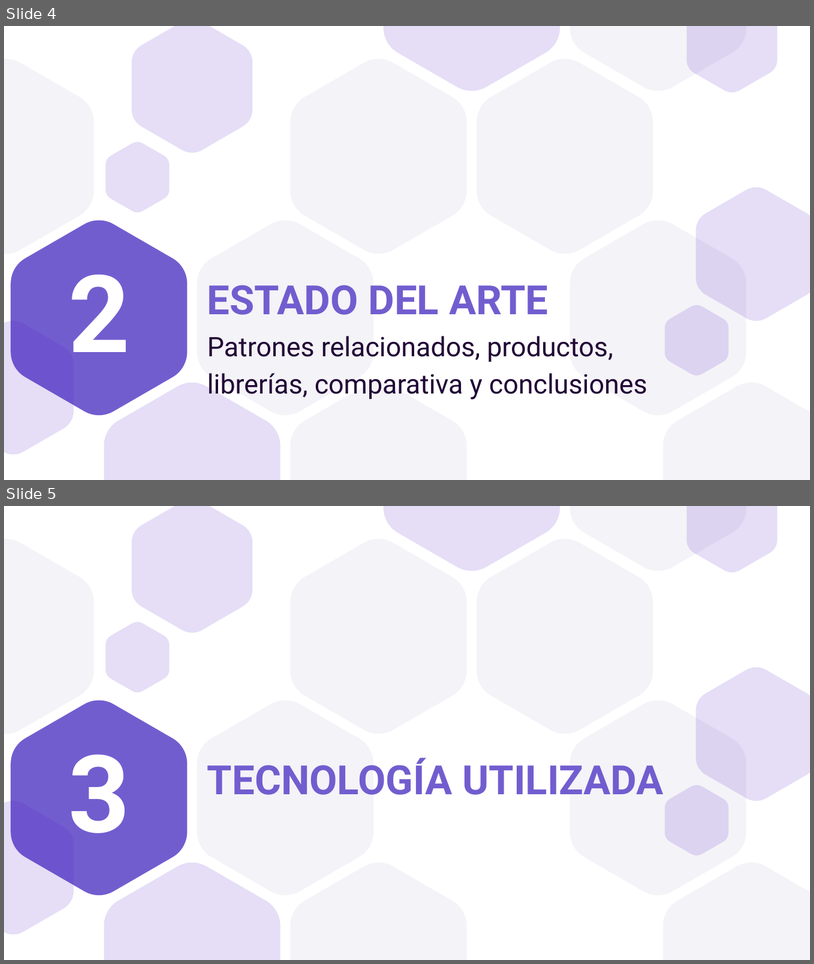
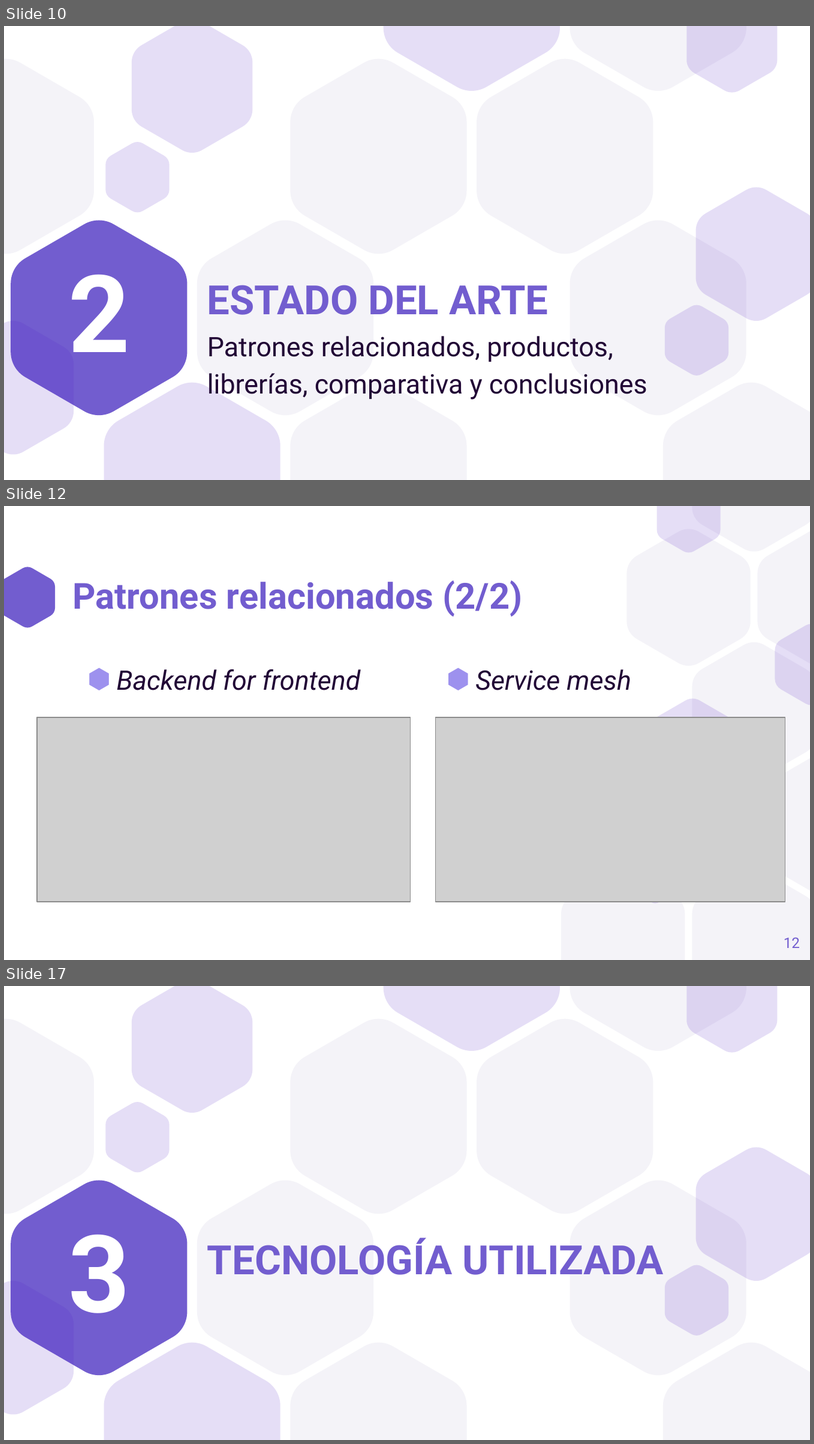
Before and after one commit to a1ex9788/TFG, a slide deck: TFG_AlejandroCarrion.pptx. Shown one above the other, each under a label of ours: slides 4 and 5 before the commit, slides 10, 12 and 17 after it; the slides between them are not shown. The pictures are 814x964 and 814x1444 pixels, drawn with LibreOffice and Linux fonts; fonts in the diff are those of the drawing; grey boxes stand for pictures. Boxes give left, top, right and bottom in pixels: in the first picture for what was removed or moved away, otherwise in the second. Text is boxed around its words. In the diff, an @@ line names an element or a change of style, - is before the commit and + after.

```diff
--- a/TFG_AlejandroCarrion.pptx
+++ b/TFG_AlejandroCarrion.pptx
@@ slide 12 added at (4, 506, 810, 960), background #FFFFFF @@
@@ freeform shape added at (4, 567, 55, 627), fill #725DCF @@
@@ title added at (73, 580, 522, 616), 32 pt, text #725DCF, bold @@
+Patrones relacionados (2/2)
@@ text added at (117, 669, 361, 690), 24 pt, text #210635, italic @@
+⬢ Backend for frontend
@@ text added at (476, 669, 631, 690), 24 pt, text #210635, italic @@
+⬢ Service mesh
@@ picture added at (37, 717, 410, 901) @@
@@ picture added at (435, 717, 785, 901) @@
@@ group added at (561, 506, 810, 959): 11 freeform shapes @@
@@ page number added at (784, 937, 800, 948), 13 pt, text #725DCF @@
+12
@@ what was slide 4 is now slide 10 @@
@@ what was slide 5 is now slide 17 @@
```
Also in this commit, not shown: 5 slides changed, 14 other slides added, 1 slide removed.
